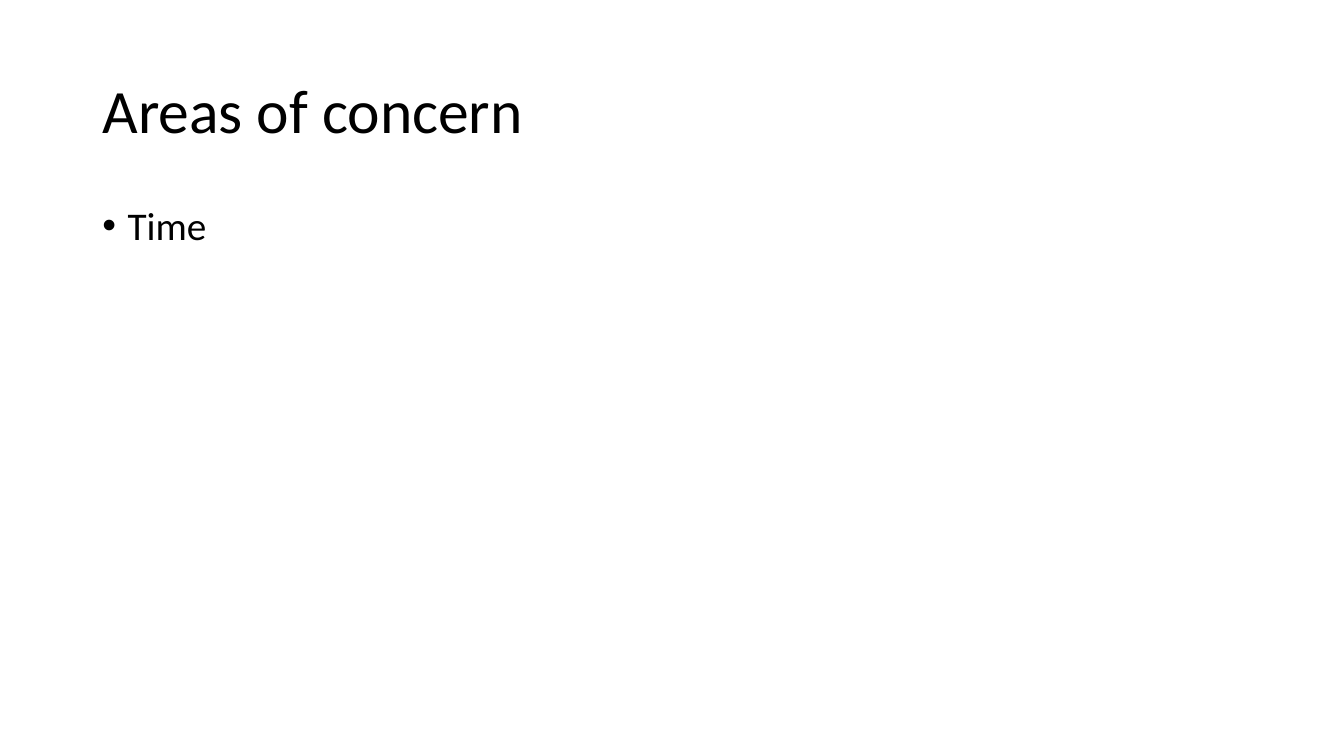
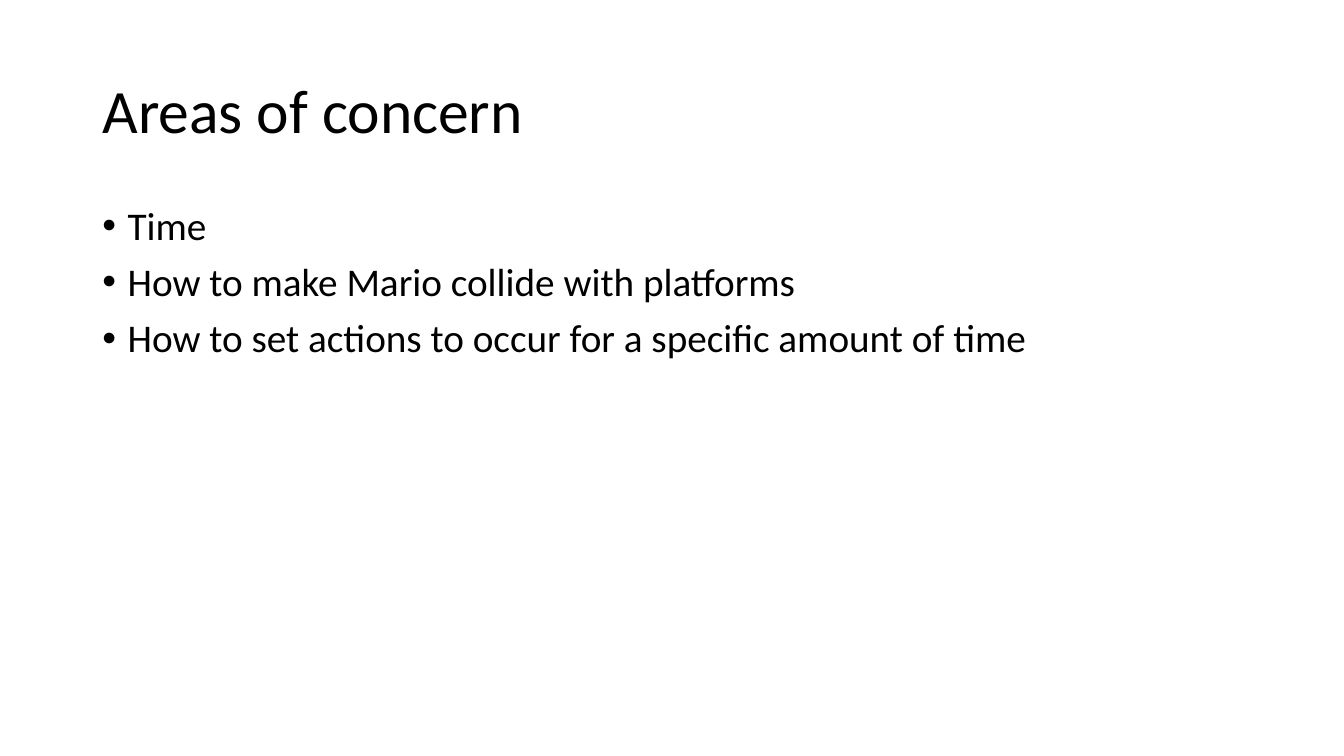
Before and after one commit to antoinemcabee/Mario-Bros., a slide deck: slide 10 of progressreport.pptx. Drawn at 1344x756 pixels with LibreOffice and Linux fonts; fonts in the diff are those of the drawing. Boxes give left, top, right and bottom in pixels: in the first picture for what was removed or moved away, otherwise in the second. Text is boxed around its words. In the diff, an @@ line names an element or a change of style, - is before the commit and + after.

```diff
--- a/progressreport.pptx
+++ b/progressreport.pptx
@@ text at [128, 268, 1026, 359]: paragraphs added @@
+• How to make Mario collide with platforms
+• How to set actions to occur for a specific amount of time
```
Also in this commit, not shown: 3 other slides changed.
